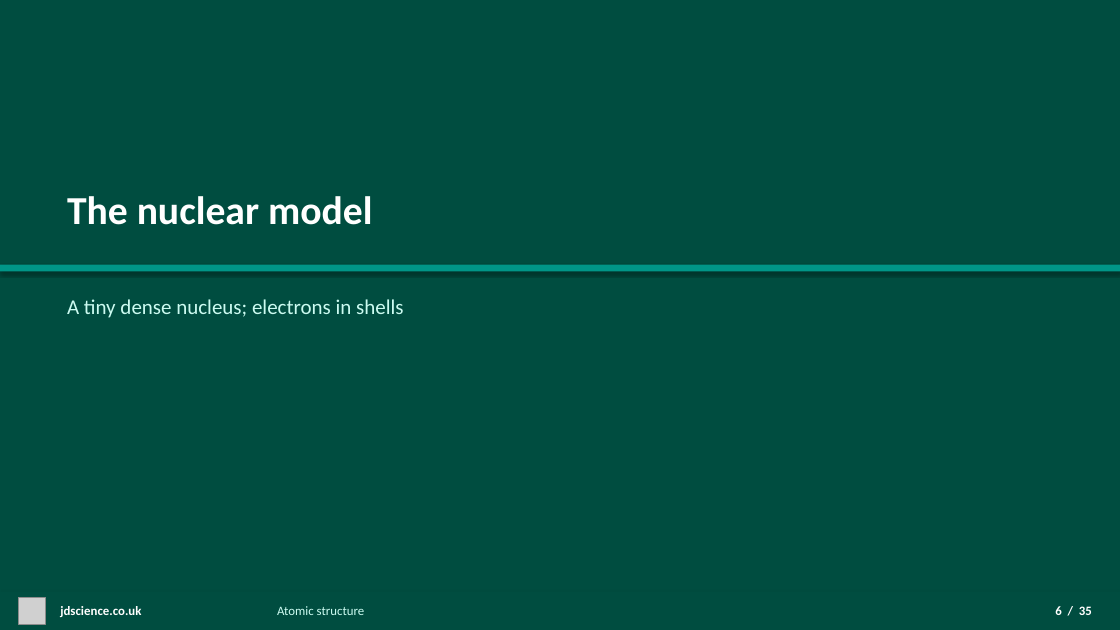
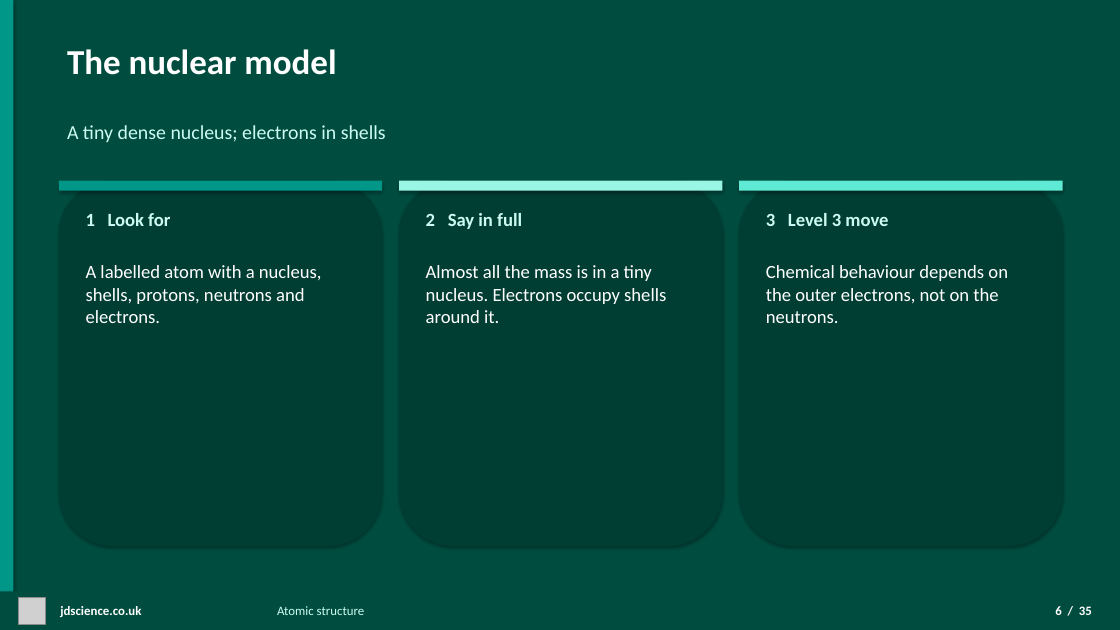
Before and after one commit to moky107/jdscience-website, a slide deck: slide 6 of content/lessons/atomic-structure/btec-unit-1-chemistry-atomic-structure.pptx. Drawn at 1120x630 pixels with LibreOffice and Linux fonts; fonts in the diff are those of the drawing; grey boxes stand for pictures. Boxes give left, top, right and bottom in pixels: in the first picture for what was removed or moved away, otherwise in the second. Text is boxed around its words. In the diff, an @@ line names an element or a change of style, - is before the commit and + after.

```diff
--- a/content/lessons/atomic-structure/btec-unit-1-chemistry-atomic-structure.pptx
+++ b/content/lessons/atomic-structure/btec-unit-1-chemistry-atomic-structure.pptx
@@ rectangle added at box(0, 0, 13, 630), fill #009688 @@
@@ text "The nuclear model": place and size @@
-text "The nuclear model" at box(67, 196, 372, 225)
+text "The nuclear model" at box(67, 49, 336, 75)
@@ text "The nuclear model" at box(67, 49, 336, 75): size 34 to 30 pt @@
@@ text "A tiny dense nucleus; electrons ...": place and size @@
-text "A tiny dense nucleus; electrons ..." at box(67, 299, 403, 318)
+text "A tiny dense nucleus; electrons ..." at box(67, 125, 386, 142)
@@ text "A tiny dense nucleus; electrons ..." at box(67, 125, 386, 142): size 18 to 17 pt @@
@@ rounded rectangle added at box(59, 181, 382, 546), fill #003D33 @@
@@ rectangle added at box(59, 181, 382, 191), fill #009688 @@
@@ rounded rectangle added at box(399, 181, 723, 546), fill #003D33 @@
@@ rectangle added at box(399, 181, 723, 191), fill #99F6E4 @@
@@ rounded rectangle added at box(739, 181, 1063, 546), fill #003D33 @@
@@ rectangle added at box(739, 181, 1063, 191), fill #5EEAD4 @@
@@ text added at box(86, 213, 170, 226), 16 pt, text #CCFBF1, bold @@
+1 Look for
@@ text added at box(426, 213, 522, 229), 16 pt, text #CCFBF1, bold @@
+2 Say in full
@@ text added at box(766, 213, 888, 226), 16 pt, text #CCFBF1, bold @@
+3 Level 3 move
@@ rectangle removed at box(0, 265, 1120, 271) @@
@@ text added at box(86, 265, 322, 323), 16 pt, text #FFFFFF @@
+A labelled atom with a nucleus, shells, protons, neutrons and electrons.
@@ text added at box(426, 265, 666, 323), 16 pt, text #FFFFFF @@
+Almost all the mass is in a tiny nucleus. Electrons occupy shells around it.
@@ text added at box(766, 265, 1008, 323), 16 pt, text #FFFFFF @@
+Chemical behaviour depends on the outer electrons, not on the neutrons.
```
Also in this commit, not shown: 9 other slides changed, 42 other files.
